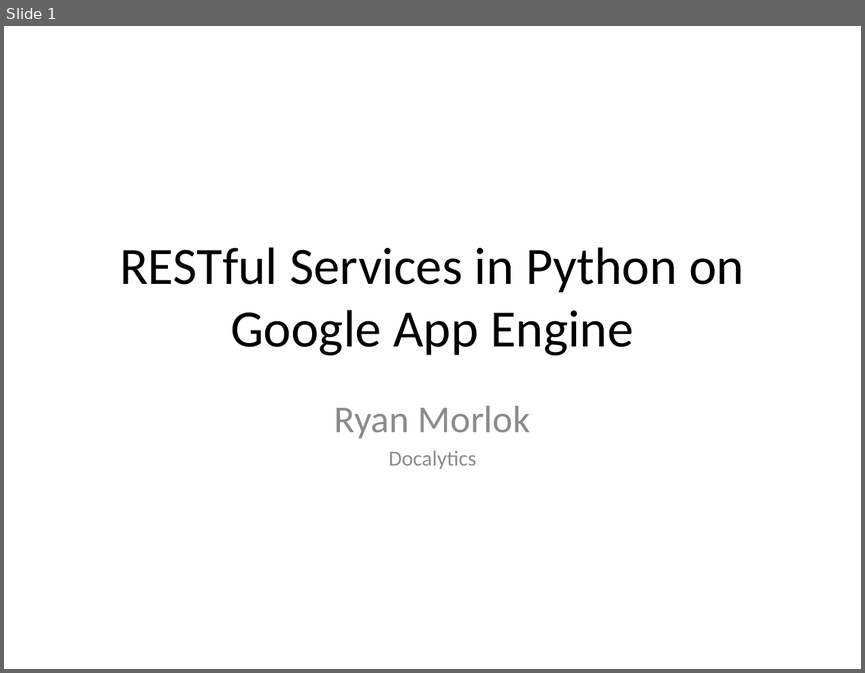
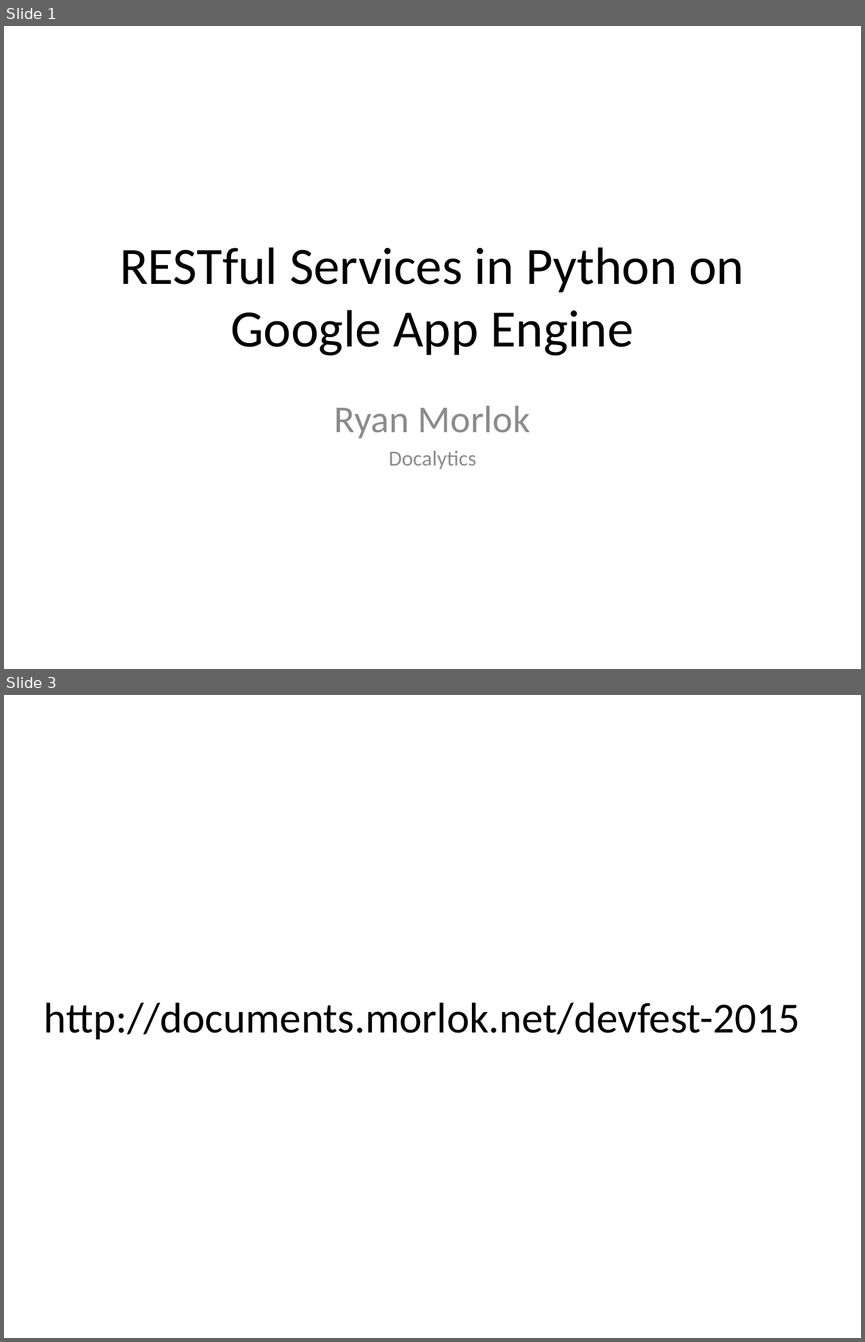
Before and after one commit to rmorlok/RESTfulServicesInPythonPresentation, a slide deck: RESTfulAppEngine.pptx. Shown one above the other, each under a label of ours: slide 1 before the commit, slides 1 and 3 after it; the slides between them are not shown. The pictures are 865x673 and 865x1342 pixels, drawn with LibreOffice and Linux fonts; fonts in the diff are those of the drawing. Boxes give left, top, right and bottom in pixels: in the first picture for what was removed or moved away, otherwise in the second. Text is boxed around its words. In the diff, an @@ line names an element or a change of style, - is before the commit and + after.

```diff
--- a/RESTfulAppEngine.pptx
+++ b/RESTfulAppEngine.pptx
@@ slide 3 added at <box>4,695,861,1338</box>, background #FFFFFF @@
@@ text added at <box>44,1002,800,1039</box>, 36 pt, text #000000 @@
+http://documents.morlok.net/devfest-2015
```
Also in this commit, not shown: 10 slides changed, 24 other slides added, 7 other files.
